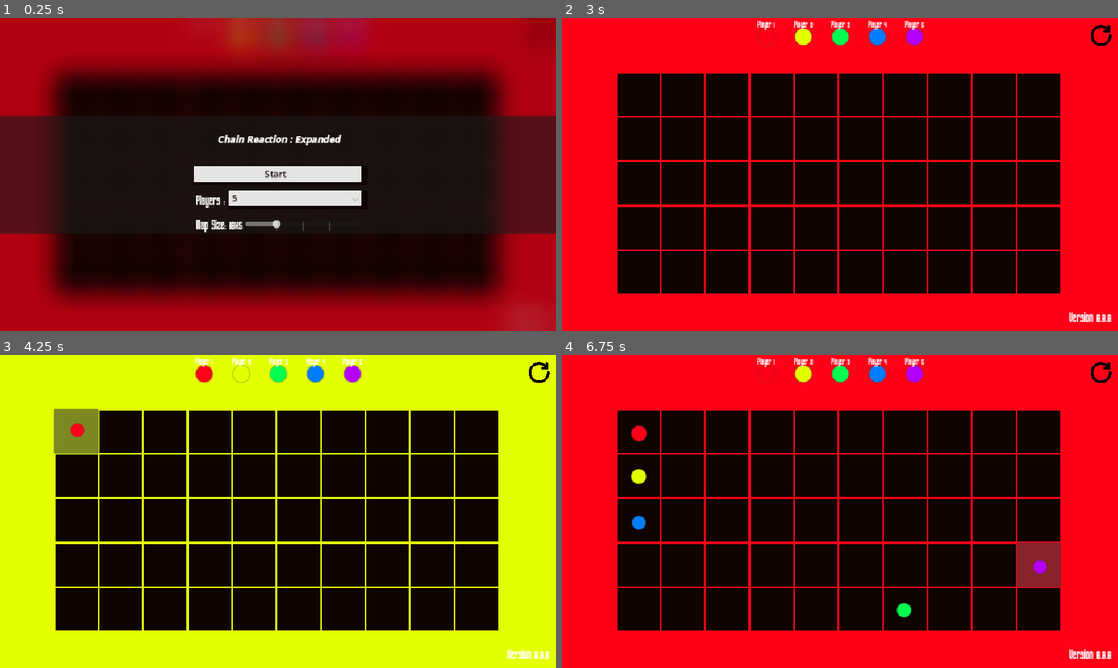
Above: before the commit, frames 1-4 (two rows, left to right).
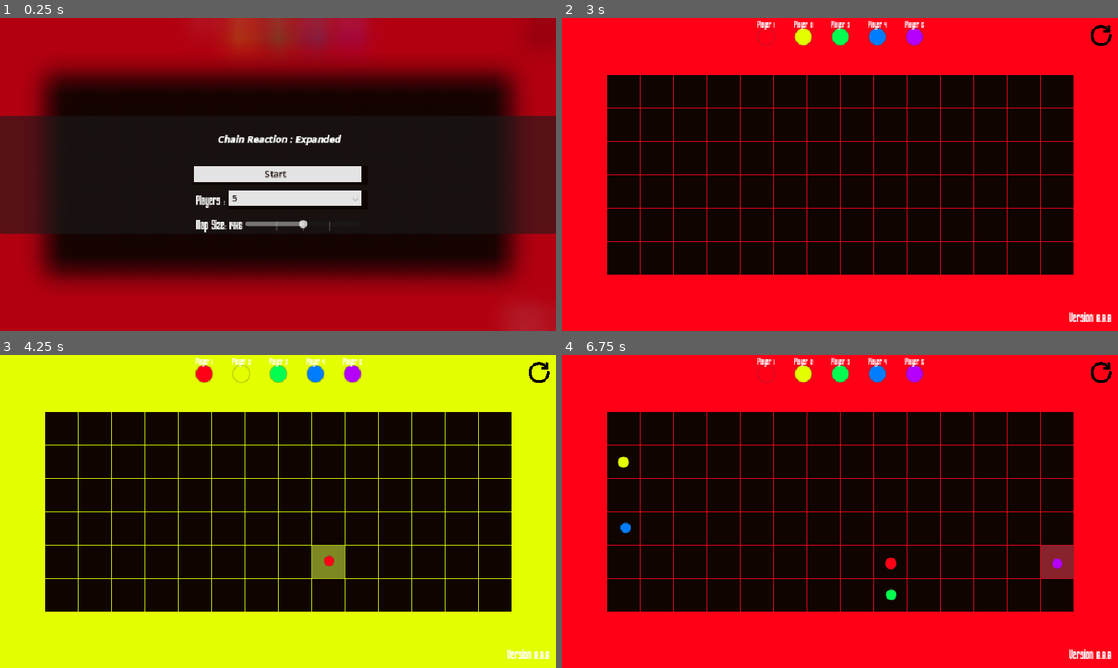
Above: after the commit, the same moments.

Repository: Meansofa/GodotPresets
Game: Godot game, scene res://main.tscn
Same seed, same stepped clock (60 frames per second), same inputs: the game is played once before the commit and once after it. The engine's default icon, where the game draws it, is replaced by a stand-in: a white triangle on a blue panel in a dark square. Sound files missing from this copy of the repository are replaced by a short silence.
Inputs (mouse positions are in pixels of both pictures, inside the frame that each line leads up to; where the layout moved, square brackets give the same spot in the first picture):
- Up to frame 1 (0.25 s): no input
- Up to frame 2 (3 s): click (1101, 36) at 0.52 s; click (1101, 36) at 1.27 s; click (1101, 36) at 2.02 s; click (840, 174) at 2.75 s, where only the run before the commit has a clickable "Start"
- Up to frame 3 (4.25 s): click (328, 561) [77, 430] at 3.5 s
- Up to frame 4 (6.75 s): click (639, 477) at 4.27 s; click (890, 596) at 5.02 s; click (639, 520) at 5.77 s; click (1056, 561) at 6.52 s

The runs differ from the first frame. In frame 1, 14% of the frame differs, in the area x 6-95%, y 16-92%; in frame 2, 13%; in frame 3, 15%, in the area x 8-92%, y 17-88%; in frame 4, 14%.

Commit message:
Map fix
Map fixed but now only even Vectors, but is now always centered

Diff:
--- a/Scenes/cell.tscn
+++ b/Scenes/cell.tscn
@@ -21,7 +21,6 @@
 func _ready() -> void:
 	position.x += randi_range(-5, 5)
 	position.y += randi_range(-5, 5)
-
 
 func change_shake(shake_value : float):
 	shaker.shake_speed = shake_value
--- a/Scripts/Map.gd
+++ b/Scripts/Map.gd
@@ -1,110 +1,156 @@
 extends TileMapLayer
 
-var default_column_size := 8
-var default_row_size := 4
-var columns := 8 :
+var columns := 0 :
 	set(value):
 		columns = value
 		emit_signal("map_size_changed", columns, rows)
-var rows := 4 :
+var rows := 0 :
 	set(value):
 		rows = value
 		emit_signal("map_size_changed", columns, rows)
+
+var top_row : int = 0
+var bottom_row : int = 0
+var left_column : int = 0
+var right_column : int = 0
 
 var last_value : int
 
 signal map_size_changed
 
-#func _input(event: InputEvent) -> void:
-	#if Input.is_action_just_pressed("ui_right"):
-		#_add_columns(1)
-	#if Input.is_action_just_pressed("ui_down"):
-		#_add_rows(1)
-	#if Input.is_action_just_pressed("ui_accept"):
-		#_remove_columns(1)
+func _input(event: InputEvent) -> void:
+	if Input.is_action_just_pressed("ui_right"):
+		_add_column()
+	if Input.is_action_just_pressed("ui_left"):
+		_remove_column()
+	if Input.is_action_just_pressed("ui_up"):
+		_add_row()
+	if Input.is_action_just_pressed("ui_down"):
+		_remove_row()
 
 func _ready() -> void:
-	_generate_grid()
-	pass
+	_reset_grid()
+	#_generate_grid(4, 2)
 
-func _generate_grid():
-	for column in columns:
-		for row in rows:
-			var pos := Vector2i(column + 1, row + 1)
-			set_cell(pos, 0, Vector2i(0, 0), 1)
+func _reset_grid():
+	clear()
+	top_row = 0
+	bottom_row = 0
+	left_column = 0
+	right_column = 0
+	columns = 0
+	rows = 0
 
-func _add_columns(additional_columns : int):
-	for column in additional_columns:
-		columns += 1
-		for row in rows:
-			var pos := Vector2i(columns, row + 1)
-			set_cell(pos, 0, Vector2i(0, 0), 1)
-		await get_tree().create_timer(0.05).timeout
-	print(self.name, ">columns: ", columns)
+func _generate_grid(add_columns : int, add_rows : int):
+	for column in range(add_columns):
+		_add_column()
+	for row in range(add_rows):
+		_add_row()
+	print("columns: ", columns, " rows: ", rows)
 
-func _add_rows(additional_rows : int):
-	for row in additional_rows:
-		rows += 1
-		for column in columns:
-			var pos := Vector2i(column + 1, rows)
-			set_cell(pos, 0, Vector2i(0, 0), 1)
-		await get_tree().create_timer(0.05).timeout
-	print(self.name, ">rows: ", rows)
+func _add_column(): #add left and right cells
+	for row in range(bottom_row): #starts at 0 index
+		var bottom_right_pos = Vector2i(right_column, row)
+		set_cell(bottom_right_pos, 0, Vector2i(0, 0), 1)
 
-func _remove_rows(removed_rows : int):
-	if rows <= 0:
+		var bottom_left_pos = Vector2i(-left_column - 1, row)
+		set_cell(bottom_left_pos, 0, Vector2i(0, 0), 1)
+
+	for row in range(top_row + 1): #top row is negative so need to start at -1 hence top_row + 1
+		var top_right_pos = Vector2i(right_column, -row)
+		set_cell(top_right_pos, 0, Vector2i(0, 0), 1)
+
+		var top_left_pos = Vector2i(-left_column - 1, -row)
+		set_cell(top_left_pos, 0, Vector2i(0, 0), 1)
+
+	right_column += 1
+	left_column += 1
+	columns += 2
+
+func _add_row(): #add top and bottom cells
+	for column in range(right_column):  #starts at 0 index
+		var bottom_right_pos = Vector2i(column, bottom_row)
+		set_cell(bottom_right_pos, 0, Vector2i(0, 0), 1)
+
+		var bottom_left_pos = Vector2i(-column - 1, bottom_row)
+		set_cell(bottom_left_pos, 0, Vector2i(0, 0), 1)
+
+	for column in range(left_column): #left_column is negative so need to start at -1 hence top_row + 1
+		var top_right_pos = Vector2i(column, -top_row - 1)
+		set_cell(top_right_pos, 0, Vector2i(0, 0), 1)
+
+		var top_left_pos = Vector2i(-column - 1, -top_row - 1)
+		set_cell(top_left_pos, 0, Vector2i(0, 0), 1)
+
+	top_row += 1
+	bottom_row += 1
+	rows += 2
+
+func _remove_column():
+	right_column -= 1
+	left_column -= 1
+	columns -= 2
+	for row in range(bottom_row): #starts at 0 index
+		var bottom_right_pos = Vector2i(right_column, row)
+		erase_cell(bottom_right_pos)
+
+		var bottom_left_pos = Vector2i(-left_column - 1, row)
+		erase_cell(bottom_left_pos)
+
+	for row in range(top_row + 1): #top row is negative so need to start at -1 hence top_row + 1
+		var top_right_pos = Vector2i(right_column, -row)
+		erase_cell(top_right_pos)
+
+		var top_left_pos = Vector2i(-left_column - 1, -row)
+		erase_cell(top_left_pos)
+
+func _remove_row():
+	top_row -= 1
+	bottom_row -= 1
+	rows -= 2
+	for column in range(right_column):  #starts at 0 index
+		var bottom_right_pos = Vector2i(column, bottom_row)
+		erase_cell(bottom_right_pos)
+
+		var bottom_left_pos = Vector2i(-column - 1, bottom_row)
+		erase_cell(bottom_left_pos)
+
+	for column in range(left_column): #left_column is negative so need to start at -1 hence top_row + 1
+		var top_right_pos = Vector2i(column, -top_row - 1)
+		erase_cell(top_right_pos)
+
+		var top_left_pos = Vector2i(-column - 1, -top_row - 1)
+		erase_cell(top_left_pos)
+
+func _on_map_size_value_changed(value: int) -> void:
+	print(self.name, ">value: ", value, " last value: ", last_value)
+	if value == last_value:
 		return
-	for row in removed_rows:
-		for column in columns:
-			var pos := Vector2i(column + 1, rows)
-			erase_cell(pos)
-		rows -= 1
-	print(self.name, ">rows: ", rows)
-
-func _remove_columns(removed_columns : int):
-	if columns <= 0:
-		return
-	for column in removed_columns:
-		for row in rows:
-			var pos := Vector2i(columns, row + 1)
-			erase_cell(pos)
-		columns -= 1
-	print(self.name, ">columns: ", columns)
+	_reset_grid()
 
 
-func _on_map_size_value_changed(value: float) -> void:
-	print("value: ", value)
-	if value > last_value:
-		position += Vector2(value, value)
-		var additional_columns = ceili(value / 100.0 * default_column_size)
-		var additional_rows = ceili(value / 100.0 * default_row_size)
-		if value >= 60:
-			if value >= 80:
-				additional_columns = ceili(300 / 100.0 * default_column_size)
-				additional_rows = ceili(300 / 100.0 * default_row_size)
-			else:
-				additional_columns = ceili(75 / 100.0 * default_column_size)
-				additional_rows = ceili(75 / 100.0 * default_row_size)
-		_add_columns(additional_columns)
-		_add_rows(additional_rows)
-	if value < last_value:
-		position -= Vector2(last_value, last_value)
-		var additional_columns = ceili(last_value / 100.0 * default_column_size)
-		var additional_rows = ceili(last_value / 100.0 * default_row_size)
-		if last_value >= 60:
-			if last_value >= 80:
-				additional_columns = ceili(300 / 100.0 * default_column_size)
-				additional_rows = ceili(300 / 100.0 * default_row_size)
-			else:
-				additional_columns = ceili(75 / 100.0 * default_column_size)
-				additional_rows = ceili(75 / 100.0 * default_row_size)
-		_remove_columns(additional_columns)
-		_remove_rows(additional_rows)
-	if value != last_value:
-		last_value = value
+	var additional_columns : int
+	var additional_rows : int
+	match value:
+		0:
+			additional_columns = 4
+			additional_rows = 2
+		20:
+			additional_columns = 5
+			additional_rows = 2
+		40:
+			additional_columns = 7
+			additional_rows = 3
+		60:
+			additional_columns = 10
+			additional_rows = 5
+		80:
+			additional_columns = 22
+			additional_rows = 11
 
-	print(self.name, "Map Size: ", position)
+	_generate_grid(additional_columns, additional_rows)
 
+	last_value = value
 
 func get_available_directions(position : Vector2) -> Array: #called from the spawner for them to check their neighbors
 
--- a/main.tscn
+++ b/main.tscn
@@ -210,7 +210,9 @@
 resource_name = "StartButton"
 script/source = "extends Button
 
-
+func _input(event: InputEvent) -> void:
+	if Input.is_action_just_pressed(\"ui_accept\") and %MainMenu.visible:
+		_hide_title_screen()
 
 func _on_pressed() -> void:
 	_hide_title_screen()
@@ -425,7 +427,6 @@
 
 [node name="ZoomCamera" type="Camera2D" parent="."]
 unique_name_in_owner = true
-anchor_mode = 0
 script = ExtResource("2_i3drp")
 
 [node name="UI Canvas" type="CanvasLayer" parent="."]
@@ -656,7 +657,7 @@
 size_flags_vertical = 4
 max_value = 80.0
 step = 20.0
-value = 20.0
+value = 40.0
 tick_count = 5
 script = SubResource("GDScript_6iiwh")
 
@@ -727,6 +728,38 @@
 stream = ExtResource("10_4c57u")
 script = SubResource("GDScript_efxa6")
 
+[connection signal="pressed" from="SpawnersLayer/Cell_spawner" to="SpawnersLayer/Cell_spawner" method="_on_pressed"]
+[connection signal="pressed" from="SpawnersLayer/@Button@76891" to="SpawnersLayer/@Button@76891" method="_on_pressed"]
+[connection signal="pressed" from="SpawnersLayer/@Button@76892" to="SpawnersLayer/@Button@76892" method="_on_pressed"]
+[connection signal="pressed" from="SpawnersLayer/@Button@76893" to="SpawnersLayer/@Button@76893" method="_on_pressed"]
+[connection signal="pressed" from="SpawnersLayer/@Button@76894" to="SpawnersLayer/@Button@76894" method="_on_pressed"]
+[connection signal="pressed" from="SpawnersLayer/@Button@76895" to="SpawnersLayer/@Button@76895" method="_on_pressed"]
+[connection signal="pressed" from="SpawnersLayer/@Button@76896" to="SpawnersLayer/@Button@76896" method="_on_pressed"]
+[connection signal="pressed" from="SpawnersLayer/@Button@76897" to="SpawnersLayer/@Button@76897" method="_on_pressed"]
+[connection signal="pressed" from="SpawnersLayer/@Button@76898" to="SpawnersLayer/@Button@76898" method="_on_pressed"]
+[connection signal="pressed" from="SpawnersLayer/@Button@76899" to="SpawnersLayer/@Button@76899" method="_on_pressed"]
+[connection signal="pressed" from="SpawnersLayer/@Button@76900" to="SpawnersLayer/@Button@76900" method="_on_pressed"]
+[connection signal="pressed" from="SpawnersLayer/@Button@76901" to="SpawnersLayer/@Button@76901" method="_on_pressed"]
+[connection signal="pressed" from="SpawnersLayer/@Button@76902" to="SpawnersLayer/@Button@76902" method="_on_pressed"]
+[connection signal="pressed" from="SpawnersLayer/@Button@76903" to="SpawnersLayer/@Button@76903" method="_on_pressed"]
+[connection signal="pressed" from="SpawnersLayer/@Button@76904" to="SpawnersLayer/@Button@76904" method="_on_pressed"]
+[connection signal="pressed" from="SpawnersLayer/@Button@76905" to="SpawnersLayer/@Button@76905" method="_on_pressed"]
+[connection signal="pressed" from="SpawnersLayer/@Button@76906" to="SpawnersLayer/@Button@76906" method="_on_pressed"]
+[connection signal="pressed" from="SpawnersLayer/@Button@76907" to="SpawnersLayer/@Button@76907" method="_on_pressed"]
+[connection signal="pressed" from="SpawnersLayer/@Button@76908" to="SpawnersLayer/@Button@76908" method="_on_pressed"]
+[connection signal="pressed" from="SpawnersLayer/@Button@76909" to="SpawnersLayer/@Button@76909" method="_on_pressed"]
+[connection signal="pressed" from="SpawnersLayer/@Button@76910" to="SpawnersLayer/@Button@76910" method="_on_pressed"]
+[connection signal="pressed" from="SpawnersLayer/@Button@76911" to="SpawnersLayer/@Button@76911" method="_on_pressed"]
+[connection signal="pressed" from="SpawnersLayer/@Button@76912" to="SpawnersLayer/@Button@76912" method="_on_pressed"]
+[connection signal="pressed" from="SpawnersLayer/@Button@76913" to="SpawnersLayer/@Button@76913" method="_on_pressed"]
+[connection signal="pressed" from="SpawnersLayer/@Button@76914" to="SpawnersLayer/@Button@76914" method="_on_pressed"]
+[connection signal="pressed" from="SpawnersLayer/@Button@76915" to="SpawnersLayer/@Button@76915" method="_on_pressed"]
+[connection signal="pressed" from="SpawnersLayer/@Button@76916" to="SpawnersLayer/@Button@76916" method="_on_pressed"]
+[connection signal="pressed" from="SpawnersLayer/@Button@76917" to="SpawnersLayer/@Button@76917" method="_on_pressed"]
+[connection signal="pressed" from="SpawnersLayer/@Button@76918" to="SpawnersLayer/@Button@76918" method="_on_pressed"]
+[connection signal="pressed" from="SpawnersLayer/@Button@76919" to="SpawnersLayer/@Button@76919" method="_on_pressed"]
+[connection signal="pressed" from="SpawnersLayer/@Button@76920" to="SpawnersLayer/@Button@76920" method="_on_pressed"]
+[connection signal="pressed" from="SpawnersLayer/@Button@76921" to="SpawnersLayer/@Button@76921" method="_on_pressed"]
 [connection signal="pressed" from="UI Canvas/UI/RestartButton" to="UI Canvas/UI/RestartButton" method="_on_pressed"]
 [connection signal="pressed" from="UI Canvas/UI/MuteButton" to="UI Canvas/UI/MuteButton" method="_on_pressed"]
 [connection signal="visibility_changed" from="UI Canvas/Main_Control/MainMenu" to="UI Canvas/Main_Control/LOD" method="_on_title_screen_visibility_changed"]
